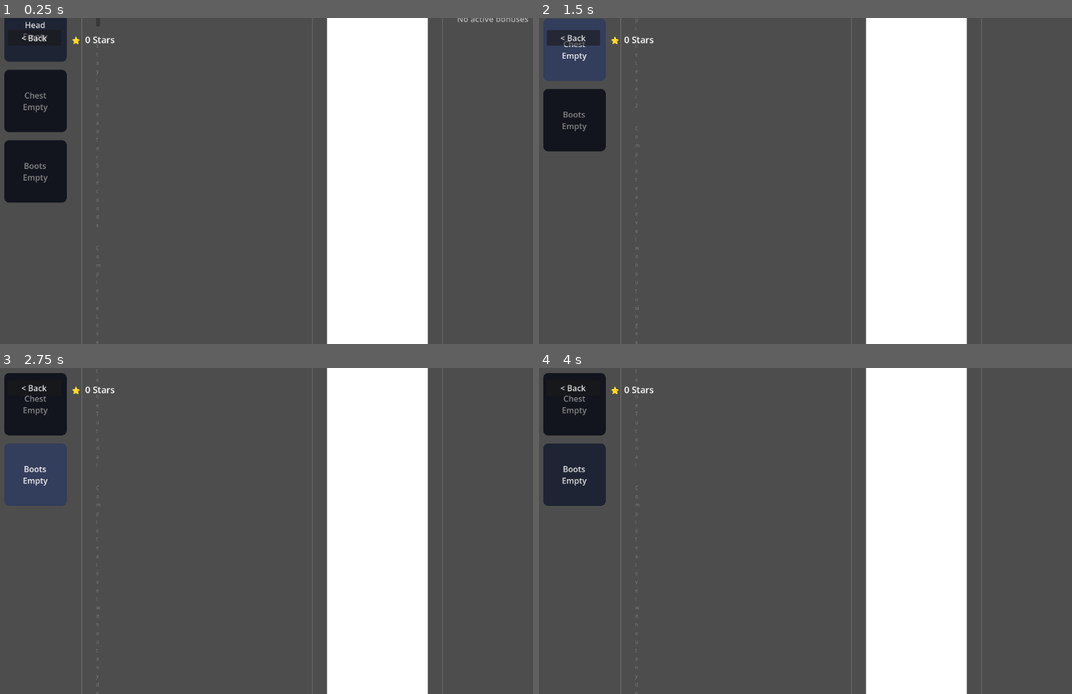
Above: before the commit, frames 1-4 (two rows, left to right).
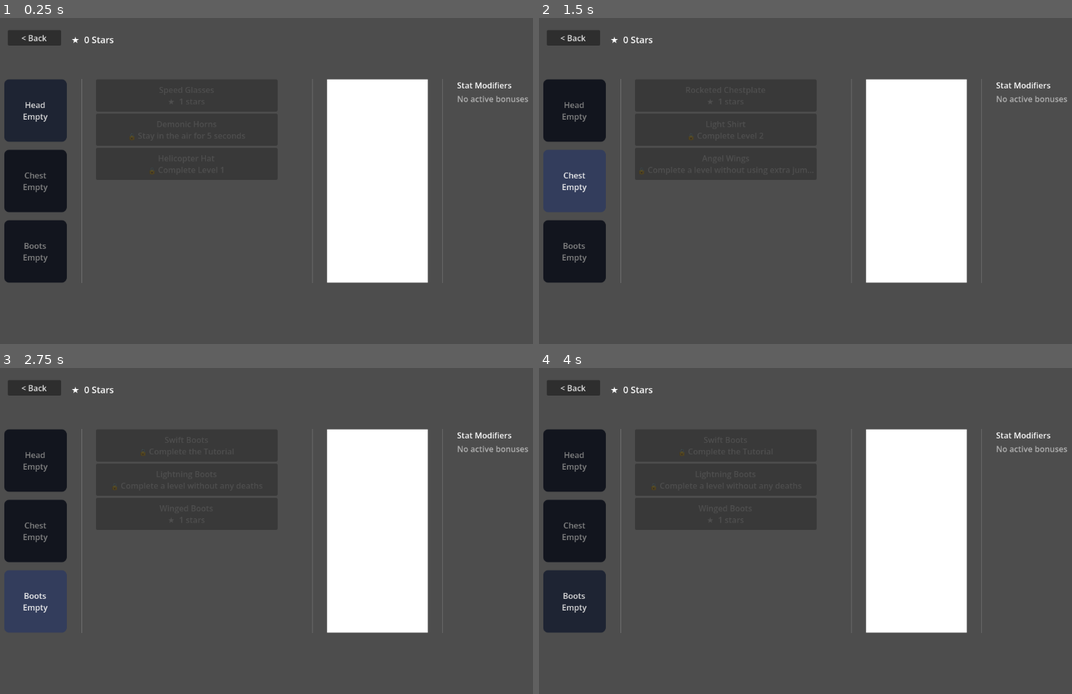
Above: after the commit, the same moments.

Repository: jpvds1/DDJD
Game: Godot game, scene res://scenes/ui/customization_menu.tscn
Same seed, same stepped clock (60 frames per second), same inputs: the game is played once before the commit and once after it. This scene is started directly instead of the project's main scene.
Inputs (mouse positions are in pixels of both pictures, inside the frame that each line leads up to):
- Up to frame 1 (0.25 s): no input
- Up to frame 2 (1.5 s): click "Head Empty" at 0.5 s; click "Chest Empty" at 1.25 s
- Up to frame 3 (2.75 s): click "Boots Empty" at 2 s
- Up to frame 4 (4 s): click "< Back" at 2.75 s; move the mouse to (954, 514) at 3.52 s; hold D (move_right) from 3.53 s (still down); tap Q (dash) at 3.6 s; click (954, 514) at 3.67 s

The runs differ from the first frame. In frame 1, 13% of the frame differs, in the area x 0-100%, y 0-100%; in frame 2, 15%; in frame 3, 16%; in frame 4, 14%.
Error before the commit: Invalid call. Nonexistent function 'change_GUI_scene' in base 'Nil'. (res://scripts/ui/customization_menu.gd:273)
Error after the commit: Invalid call. Nonexistent function 'change_GUI_scene' in base 'Nil'. (res://scripts/ui/customization_menu.gd:270)

Commit message:
feat: changed equipment buttons

Diff:
--- a/platformer-game/scripts/ui/customization_menu.gd
+++ b/platformer-game/scripts/ui/customization_menu.gd
@@ -47,6 +47,9 @@
 const COLOR_BONUS_NEG  := Color(1.0,  0.38, 0.38, 1.0)
 const COLOR_NO_BONUS   := Color(0.7,  0.7,  0.7,  1.0)
 
+# Shared size for every gear grid entry (equip/unequip/buy/locked) so they all line up
+const GEAR_ENTRY_SIZE := Vector2(360, 64)
+
 # ---------------------------------------------------------
 # Lifecycle
 # ---------------------------------------------------------
@@ -116,65 +119,59 @@
 
 	if GlobalInventory.equipped_gear[_selected_slot] != null:
 		var unequip_btn := Button.new()
+		unequip_btn.custom_minimum_size = GEAR_ENTRY_SIZE
 		unequip_btn.text = "Unequip"
 		unequip_btn.pressed.connect(_on_unequip_pressed)
 		grid_container.add_child(unequip_btn)
 
-	var currently_equipped: GearItem = GlobalInventory.equipped_gear[_selected_slot]
-
 	for item: GearItem in slot_items:
-		if GlobalInventory.is_item_unlocked(item):
-			_add_equip_button(item, item == currently_equipped)
-		else:
-			_add_locked_entry(item)
-
-func _add_equip_button(item: GearItem, is_equipped: bool) -> void:
+		_add_gear_entry(item)
+
+# Builds one gear entry. Same button, same size, for every state - only the
+# status line, color, and whether it's clickable change.
+func _add_gear_entry(item: GearItem) -> void:
+	var is_unlocked := GlobalInventory.is_item_unlocked(item)
+	var is_equipped = item == GlobalInventory.equipped_gear[_selected_slot]
+
+	var status_line: String
+	var color: Color
+	var can_interact: bool
+
+	if is_unlocked:
+		status_line = "Equipped" if is_equipped else "Tap to equip"
+		color = COLOR_EQUIPPED if is_equipped else COLOR_SELECTED
+		can_interact = not is_equipped
+	elif item.unlock_type == GearItem.UnlockType.PURCHASE:
+		var can_buy := GlobalInventory.can_purchase(item)
+		status_line = "★  %d stars" % item.star_cost
+		color = COLOR_BUYABLE if can_buy else COLOR_LOCKED
+		can_interact = can_buy
+	else:
+		var desc := item.unlock_description
+		if desc == "":
+			match item.unlock_type:
+				GearItem.UnlockType.LEVEL_COMPLETION:
+					desc = "Complete a level to unlock"
+				GearItem.UnlockType.ACHIEVEMENT:
+					desc = "Unlock via achievement"
+		status_line = "🔒 " + desc
+		color = COLOR_LOCKED
+		can_interact = false
+
 	var btn := Button.new()
-	btn.text = item.item_name
+	btn.custom_minimum_size = GEAR_ENTRY_SIZE
 	btn.clip_text = true
 	btn.text_overrun_behavior = TextServer.OVERRUN_TRIM_ELLIPSIS
-	btn.modulate = COLOR_EQUIPPED if is_equipped else COLOR_SELECTED
-	btn.pressed.connect(_on_gear_item_pressed.bind(item))
+	btn.text = "%s\n%s" % [item.item_name, status_line]
+	btn.modulate = color
+	btn.disabled = not can_interact
+
+	if is_unlocked:
+		btn.pressed.connect(_on_gear_item_pressed.bind(item))
+	elif item.unlock_type == GearItem.UnlockType.PURCHASE:
+		btn.pressed.connect(_on_purchase_pressed.bind(item))
+
 	grid_container.add_child(btn)
-
-func _add_locked_entry(item: GearItem) -> void:
-	match item.unlock_type:
-		GearItem.UnlockType.PURCHASE:
-			var btn := Button.new()
-			var can_buy := GlobalInventory.can_purchase(item)
-			btn.text = "%s\n⭐ %d stars" % [item.item_name, item.star_cost]
-			btn.clip_text = true
-			btn.text_overrun_behavior = TextServer.OVERRUN_TRIM_ELLIPSIS
-			btn.modulate = COLOR_BUYABLE if can_buy else COLOR_LOCKED
-			btn.disabled = not can_buy
-			btn.pressed.connect(_on_purchase_pressed.bind(item))
-			grid_container.add_child(btn)
-
-		_:
-			var container := VBoxContainer.new()
-			var name_lbl := Label.new()
-			name_lbl.text =  "🔒 " + item.item_name
-			name_lbl.clip_text = true
-			name_lbl.text_overrun_behavior = TextServer.OVERRUN_TRIM_ELLIPSIS
-			name_lbl.modulate = COLOR_LOCKED
-			container.add_child(name_lbl)
-
-			var desc := item.unlock_description
-			if desc == "":
-				match item.unlock_type:
-					GearItem.UnlockType.LEVEL_COMPLETION:
-						desc = "Complete a level for the first time"
-					GearItem.UnlockType.ACHIEVEMENT:
-						desc = "Unlock via achievement " + item.achievement_id
-
-			var desc_lbl := Label.new()
-			desc_lbl.text = desc
-			desc_lbl.autowrap_mode = TextServer.AUTOWRAP_WORD_SMART
-			desc_lbl.modulate = COLOR_LOCKED
-			desc_lbl.add_theme_font_size_override("font_size", 10)
-			container.add_child(desc_lbl)
-
-			grid_container.add_child(container)
 
 # ---------------------------------------------------------
 # Stats
@@ -244,7 +241,7 @@
 
 func _update_stars_label(new_total: int) -> void:
 	if is_instance_valid(stars_label):
-		stars_label.text = "⭐  %d Stars" % new_total
+		stars_label.text = "★  %d Stars" % new_total
 
 # ---------------------------------------------------------
 # Callbacks
